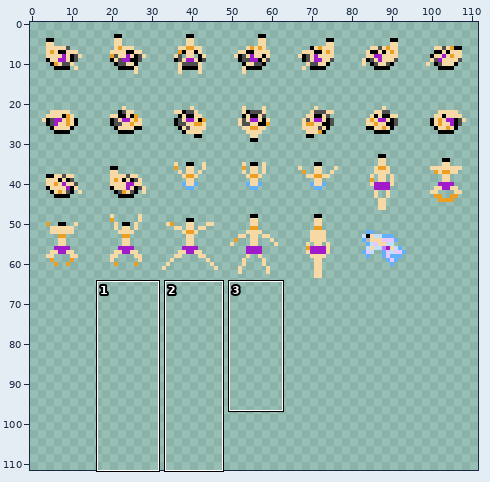
A sprite sheet gets an edit: assets/aseprite/characters/Man4.png. Above, an overview of the earlier version with the close-up marked.
Close-up. Before the edit:
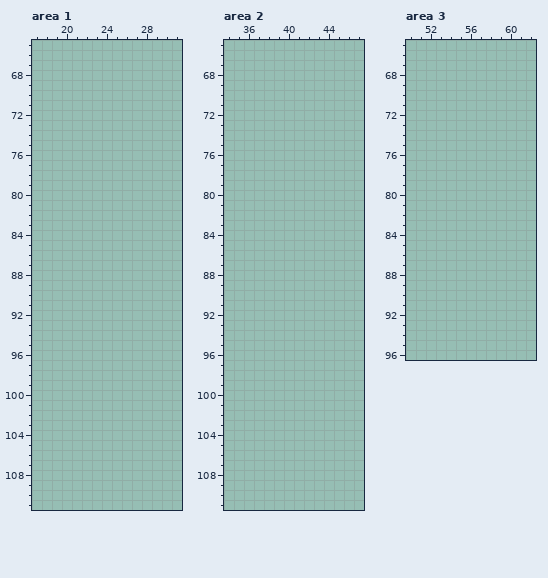
The file is 96x80 pixels. Shown: area 1: x 17..31, y 65..111; area 2: x 34..47, y 65..111; area 3: x 50..62, y 65..96. The old version is drawn lined up with the new one. The commit also changed other parts of the picture, which this record leaves out.
After the commit:
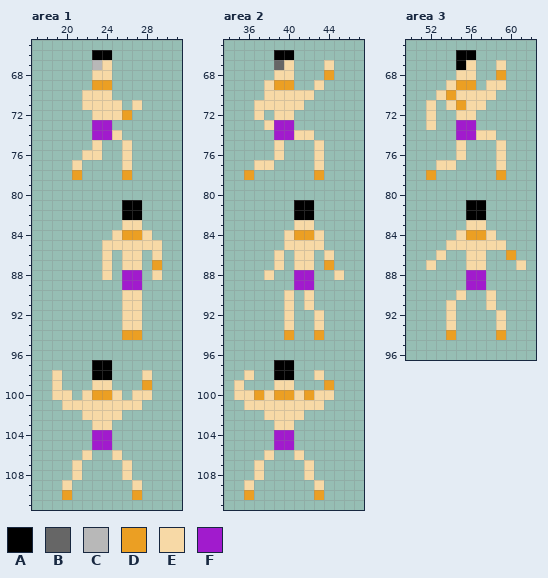
Palette (. is transparent): A #000000  B #666666  C #b8b8b8  D #eb9f23  E #f7d9a6  F #a11bcd
From old to new:
canvas 96x80 -> 112x112; drawings rearranged on the sheet (the old picture shows each at its new place)
Area 1:
y 66: x 23..24 .. -> AA
y 67: x 23..24 .. -> CE
y 68: x 23..24 .. -> EE
y 69: x 23..24 .. -> DD
y 70: x 22..24 ... -> EEE
y 71: x 22..25 .... -> EEEE; x 27 . -> E
y 72: x 23..26 .... -> EEED
y 73: x 23..24 .. -> FF
y 74: x 23..25 ... -> FFE
y 75: x 23 . -> E; x 26 . -> E
y 76: x 22..23 .. -> EE; x 26 . -> E
y 77: x 21 . -> E; x 26 . -> E
y 78: x 21 . -> D; x 26 . -> D
y 81..82: x 26..27 .. -> AA
y 83: x 26..27 .. -> EE
y 84: x 25..28 .... -> EDDE
y 85: x 24..29 ...... -> EEEEEE
y 86: x 24 . -> E; x 26..27 .. -> EE; x 29 . -> E
y 87: x 24 . -> E; x 26..27 .. -> EE; x 29 . -> D
y 88: x 24 . -> E; x 26..27 .. -> FF; x 29 . -> E
y 89: x 26..27 .. -> FF
y 90..93: x 26..27 .. -> EE
y 94: x 26..27 .. -> DD
y 97: x 23..24 .. -> AA
y 98: x 19 . -> E; x 23..24 .. -> AA; x 28 . -> E
y 99: x 19 . -> E; x 23..24 .. -> EE; x 28 . -> D
y 100: x 19..20 .. -> EE; x 22..25 .... -> EDDE; x 27..28 .. -> EE
y 101: x 20..27 ........ -> EEEEEEEE
y 102: x 22..25 .... -> EEEE
y 103: x 23..24 .. -> EE
y 104..105: x 23..24 .. -> FF
y 106: x 22 . -> E; x 25 . -> E
y 107..108: x 21 . -> E; x 26 . -> E
y 109: x 20 . -> E; x 27 . -> E
y 110: x 20 . -> D; x 27 . -> D
Area 2:
y 66: x 39..40 .. -> AA
y 67: x 39..40 .. -> BE; x 44 . -> E
y 68: x 39..40 .. -> EE; x 44 . -> D
y 69: x 38..40 ... -> EDD; x 43 . -> E
y 70: x 38..42 ..... -> EEEEE
y 71: x 37..41 ..... -> EEEEE
y 72: x 37 . -> E; x 39..40 .. -> EE
y 73: x 38..40 ... -> EFF
y 74: x 39..42 .... -> FFEE
y 75..76: x 39 . -> E; x 43 . -> E
y 77: x 37..38 .. -> EE; x 43 . -> E
y 78: x 36 . -> D; x 43 . -> D
y 81..82: x 41..42 .. -> AA
y 83: x 41..42 .. -> EE
y 84: x 40..43 .... -> EDDE
y 85: x 40..43 .... -> EEEE
y 86: x 39 . -> E; x 41..42 .. -> EE; x 44 . -> E
y 87: x 39 . -> E; x 41..42 .. -> EE; x 44 . -> D
y 88: x 38 . -> E; x 41..42 .. -> FF; x 45 . -> E
y 89: x 41..42 .. -> FF
y 90..91: x 40 . -> E; x 42 . -> E
y 92..93: x 40 . -> E; x 43 . -> E
y 94: x 40 . -> D; x 43 . -> D
y 97: x 39..40 .. -> AA
y 98: x 36 . -> E; x 39..40 .. -> AA; x 43 . -> E
y 99: x 35 . -> E; x 39..40 .. -> EE; x 44 . -> D
y 100: x 35..44 .......... -> EEDEDDEDEE
y 101: x 36..43 ........ -> EEEEEEEE
y 102: x 38..41 .... -> EEEE
y 103: x 39..40 .. -> EE
y 104..105: x 39..40 .. -> FF
y 106: x 38 . -> E; x 41 . -> E
y 107..108: x 37 . -> E; x 42 . -> E
y 109: x 36 . -> E; x 43 . -> E
y 110: x 36 . -> D; x 43 . -> D
Area 3:
y 66: x 55..56 .. -> AA
y 67: x 55..56 .. -> AE; x 59 . -> E
y 68: x 55..56 .. -> EE; x 59 . -> D
y 69: x 54..56 ... -> EDD; x 58..59 .. -> EE
y 70: x 53..58 ...... -> EDEEEE
y 71: x 52 . -> E; x 54..57 .... -> EDEE
y 72: x 52 . -> E; x 55..56 .. -> EE
y 73: x 52 . -> E; x 55..56 .. -> FF
y 74: x 55..58 .... -> FFEE
y 75..76: x 55 . -> E; x 59 . -> E
y 77: x 53..54 .. -> EE; x 59 . -> E
y 78: x 52 . -> D; x 59 . -> D
y 81..82: x 56..57 .. -> AA
y 83: x 56..57 .. -> EE
y 84: x 55..58 .... -> EDDE
y 85: x 54..59 ...... -> EEEEEE
y 86: x 53 . -> E; x 56..57 .. -> EE; x 60 . -> D
y 87: x 52 . -> E; x 56..57 .. -> EE; x 61 . -> E
y 88..89: x 56..57 .. -> FF
y 90: x 55 . -> E; x 58 . -> E
y 91: x 54 . -> E; x 58 . -> E
y 92..93: x 54 . -> E; x 59 . -> E
y 94: x 54 . -> D; x 59 . -> D
Boxes around the changes in both close-ups, in picture pixels (x1, y1, x2, y2):
added: (52, 50, 162, 500)
added: (234, 50, 344, 500)
added: (426, 50, 526, 340)
